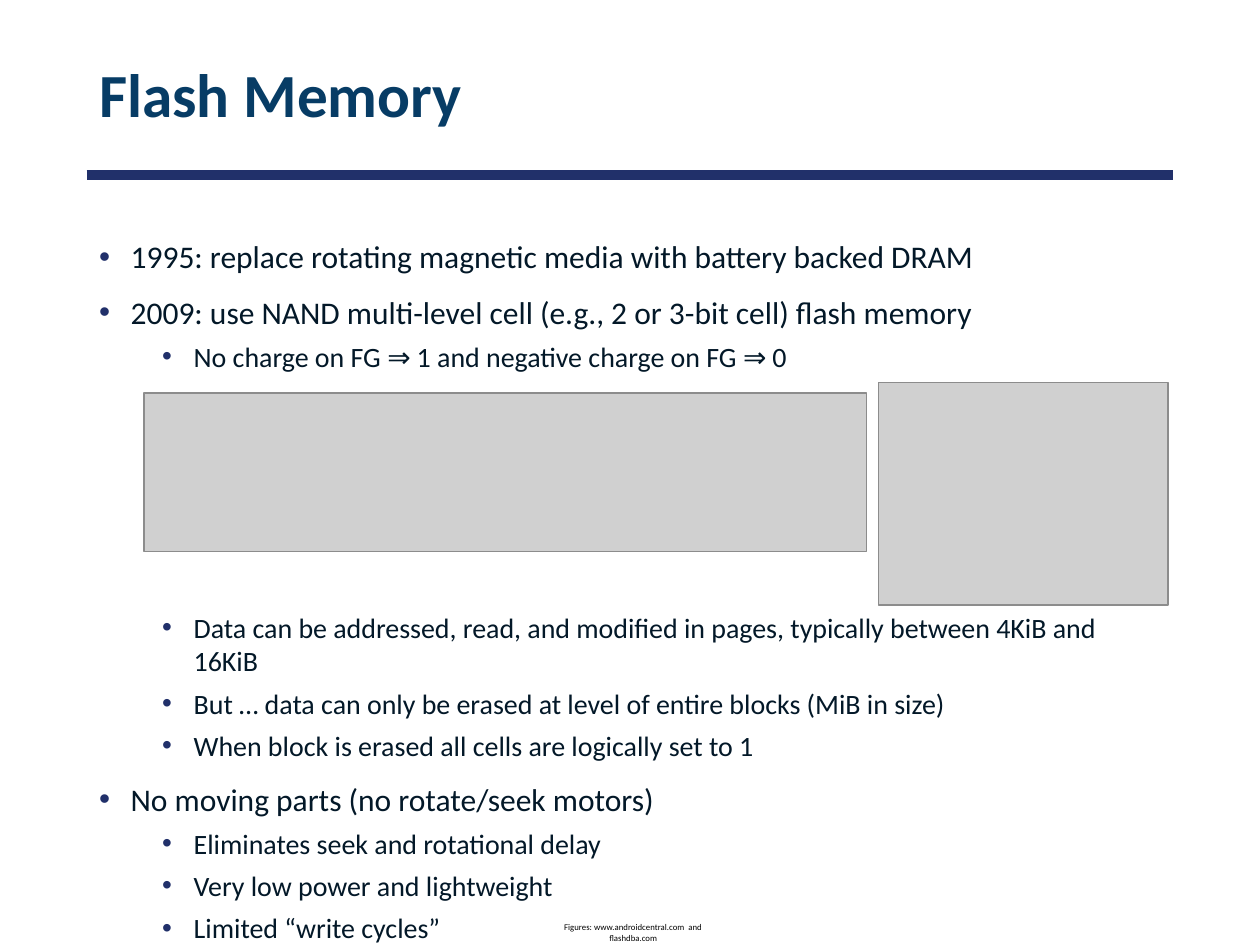
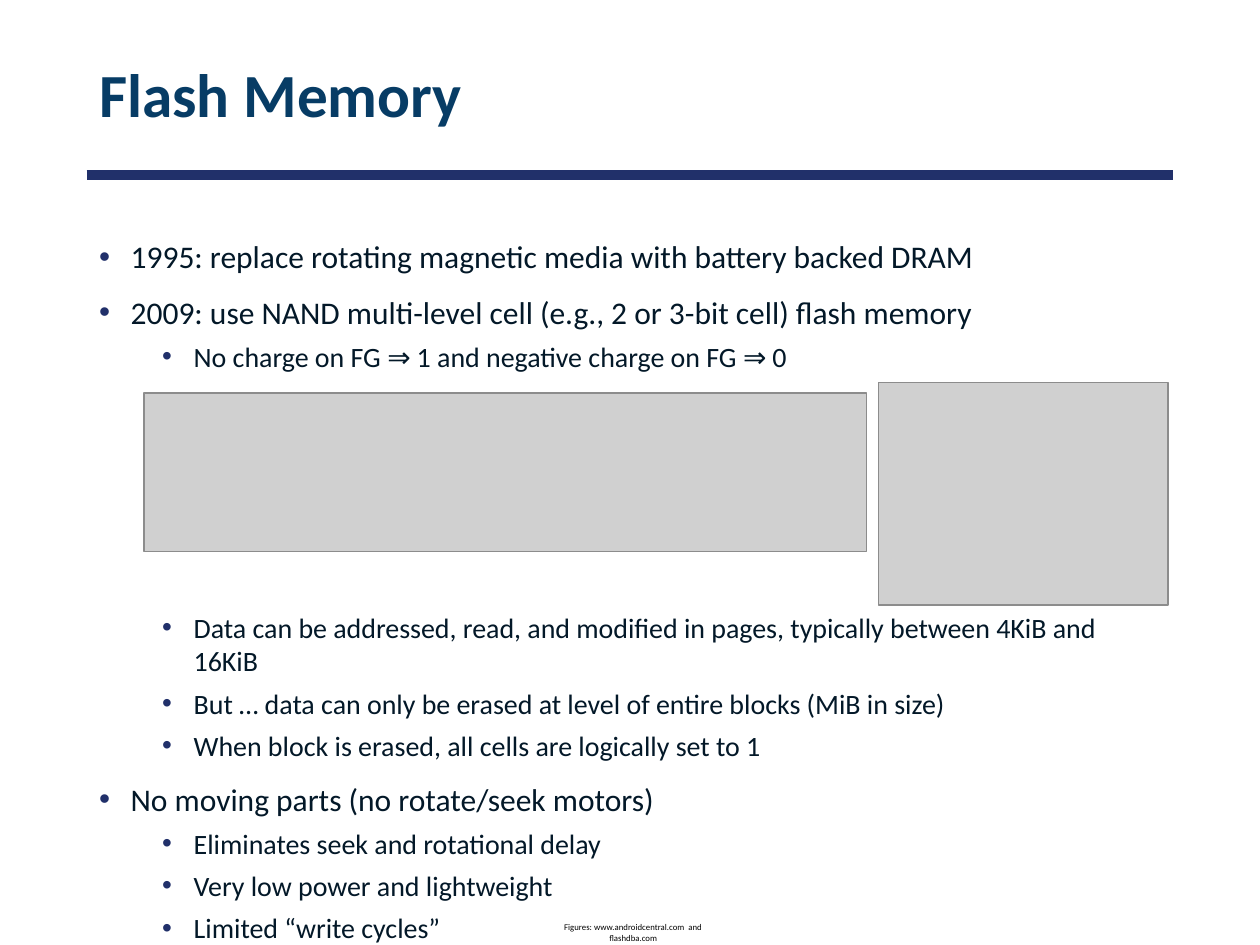
Before and after one commit to smajidzahedi/ECE350, a slide deck: slide 51 of Lectures/10-io.pptx. Drawn at 1260x945 pixels with LibreOffice and Linux fonts; fonts in the diff are those of the drawing; grey boxes stand for pictures. Boxes give left, top, right and bottom in pixels: in the first picture for what was removed or moved away, otherwise in the second. Text is boxed around its words. In the diff, an @@ line names an element or a change of style, - is before the commit and + after.

```diff
--- a/Lectures/10-io.pptx
+++ b/Lectures/10-io.pptx
@@ text at (194,736,760,761): text changed @@
-  • When block is erased all cells are logically set to 1
+  • When block is erased, all cells are logically set to 1
```
Also in this commit, not shown: 2 other slides changed, 1 other file.
